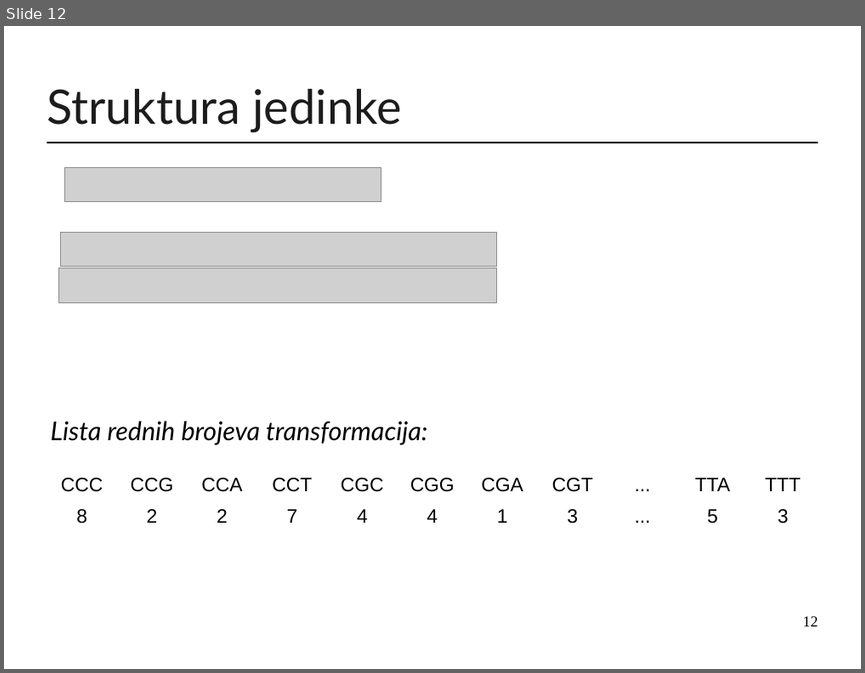
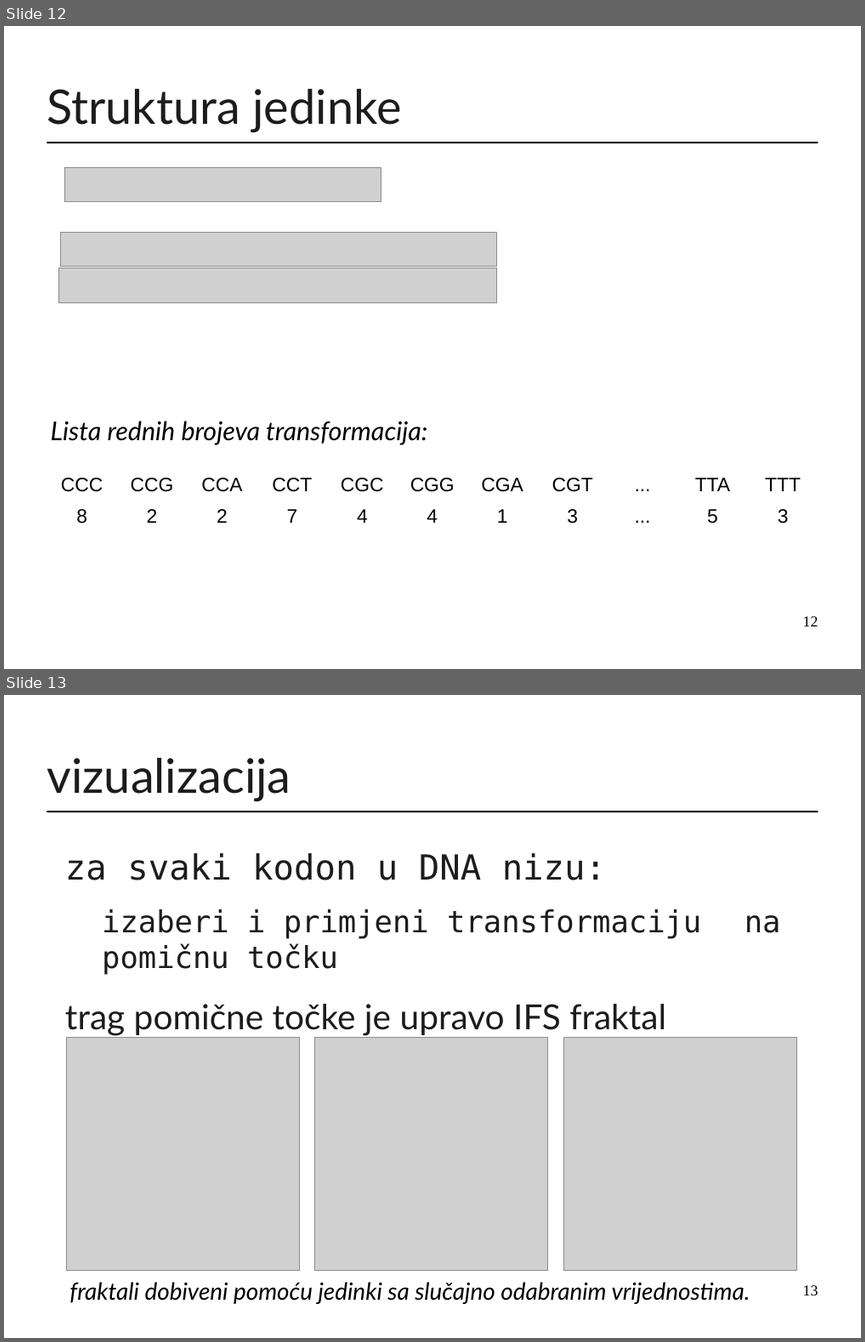
Before and after one commit to mirjamsk/DNAdrivenIFS, a slide deck: CD_bundle/prezentacija.odp. Shown one above the other, each under a label of ours: slide 12 before the commit, slides 12 and 13 after it. The pictures are 865x673 and 865x1342 pixels, drawn with LibreOffice and Linux fonts; fonts in the diff are those of the drawing; grey boxes stand for pictures. Boxes give left, top, right and bottom in pixels: in the first picture for what was removed or moved away, otherwise in the second. Text is boxed around its words. In the diff, an @@ line names an element or a change of style, - is before the commit and + after.

```diff
--- a/CD_bundle/prezentacija.odp
+++ b/CD_bundle/prezentacija.odp
@@ slide 13 added at bbox=[4, 695, 861, 1338], background #FFFFFF; not listed: 1 template element that a slide beside it also shows @@
@@ title added at bbox=[46, 758, 290, 801], 44 pt, text #1C1C1C @@
+vizualizacija
@@ text added at bbox=[65, 853, 701, 1036], 32 pt, text #1C1C1C @@
+za svaki kodon u DNA nizu:
+  izaberi i primjeni transformaciju na pomičnu točku
+trag pomične točke je upravo IFS fraktal
@@ picture added at bbox=[66, 1037, 300, 1270] @@
@@ picture added at bbox=[315, 1037, 548, 1270] @@
@@ picture added at bbox=[564, 1037, 797, 1270] @@
@@ text added at bbox=[69, 1281, 750, 1304], 22 pt, text #000000, italic @@
+fraktali dobiveni pomoću jedinki sa slučajno odabranim vrijednostima.
@@ page number added at bbox=[803, 1285, 818, 1295], 14 pt, text #000000 @@
+13
```
Also in this commit, not shown: 1 slide changed, 1 other slide added, 1 other file.
